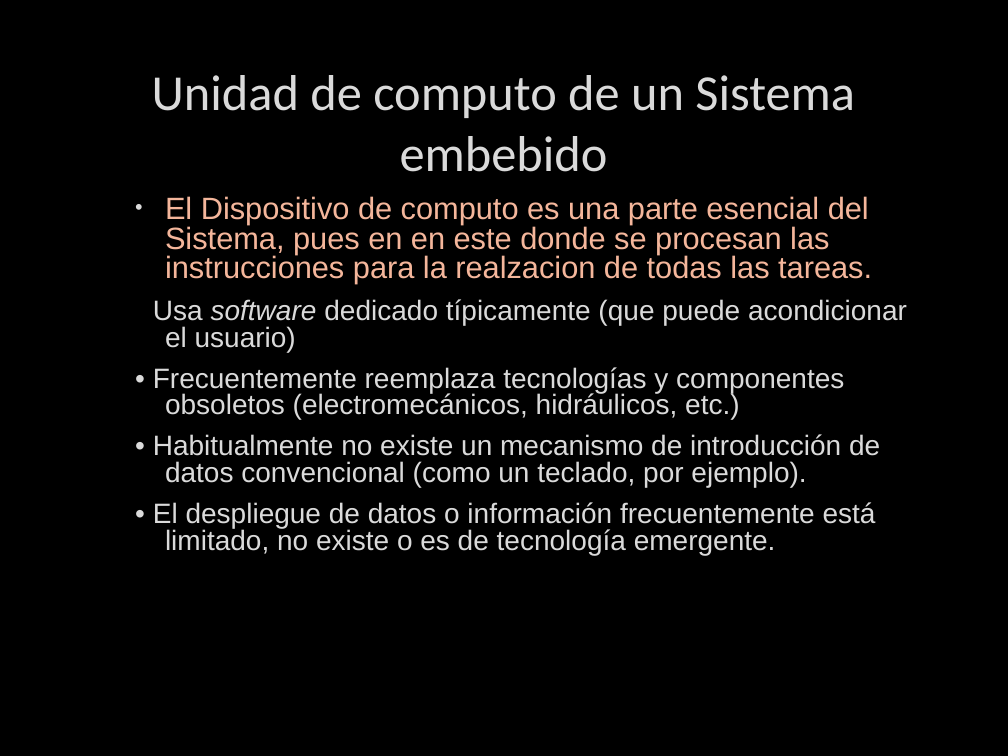
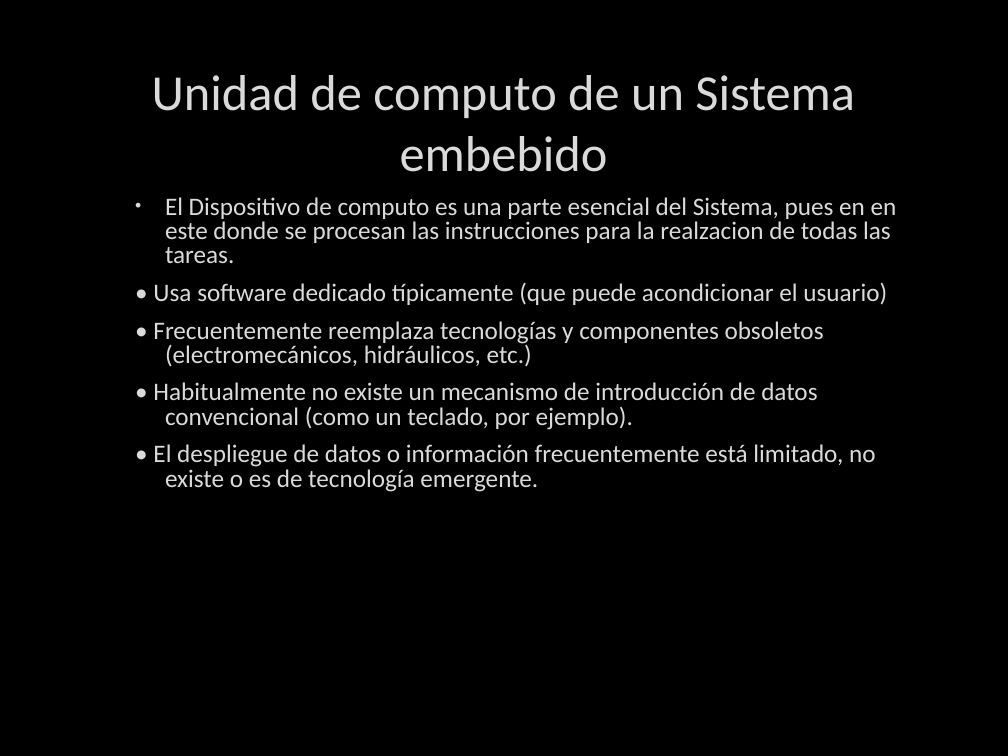
Before and after one commit to Erick-ARH/Sistemas-Embebidos, a slide deck: slide 6 of Presentaciones/Sistemas Embebidos/Sistemas Embebidos.pptx (slide 5 before the commit). Drawn at 1008x756 pixels with LibreOffice and Linux fonts; fonts in the diff are those of the drawing; background and template pictures are left out. Boxes give left, top, right and bottom in pixels: in the first picture for what was removed or moved away, otherwise in the second. Text is boxed around its words. In the diff, an @@ line names an element or a change of style, - is before the commit and + after.

```diff
--- a/Presentaciones/Sistemas Embebidos/Sistemas Embebidos.pptx
+++ b/Presentaciones/Sistemas Embebidos/Sistemas Embebidos.pptx
@@ text "El Dispositivo de computo es ..." at bbox=[153, 197, 897, 492]: size 22 to 18 pt, text colour #F4B69B to #DADADA in "El Dispositivo de computo es una parte ..."; font Arial to Calibri; size 20 to 18 pt in "• Usa software dedicado típicamente (que puede ...", "• Frecuentemente reemplaza tecnologías y componentes obsolet ...", "• Habitualmente no existe un mecanismo de ...", "• El despliegue de datos o información ..."; text colour #000000 to #DADADA in "•"; italic off in "software" @@
```
Also in this commit, not shown: 4 slides added, 31 slides removed.
